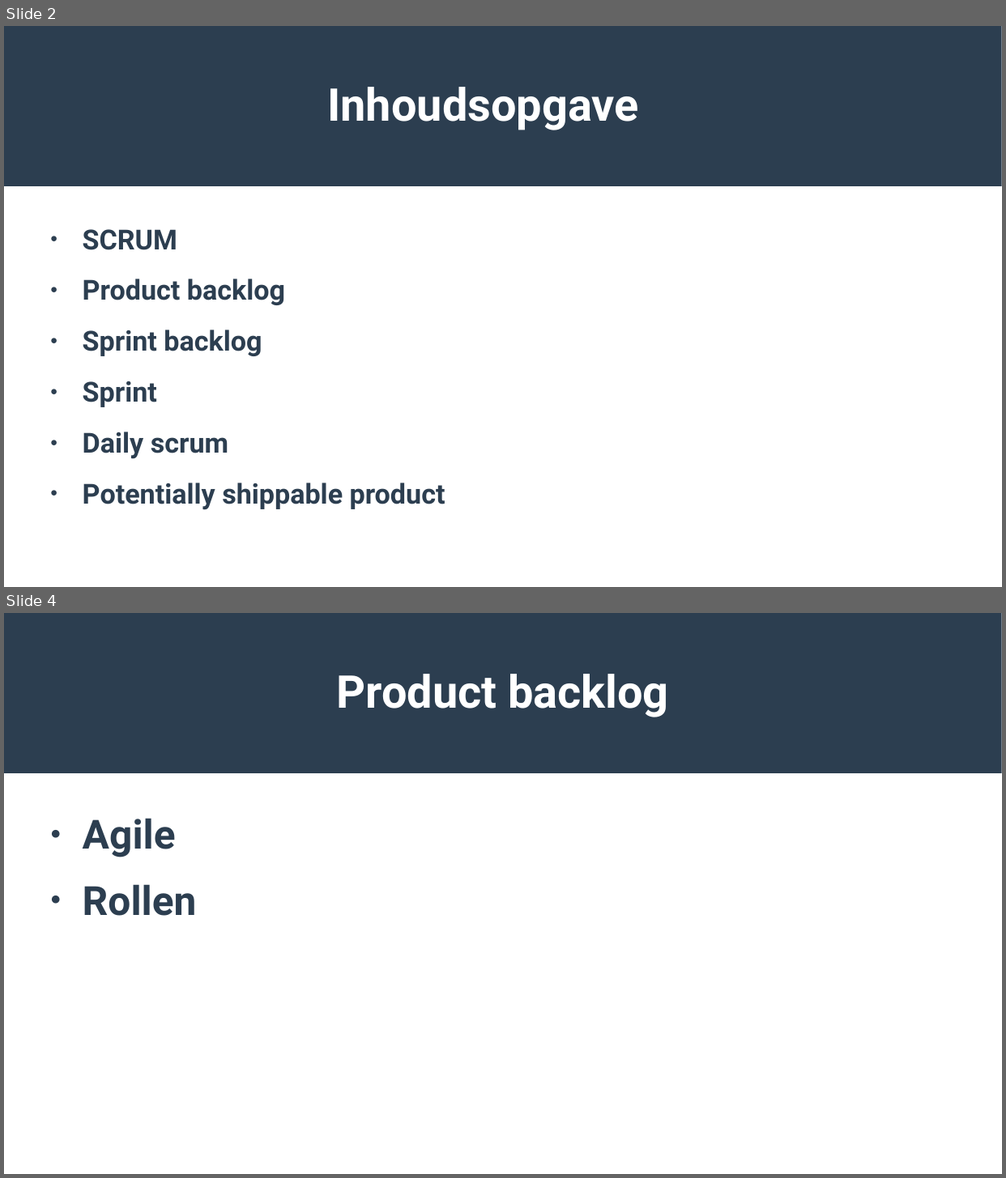
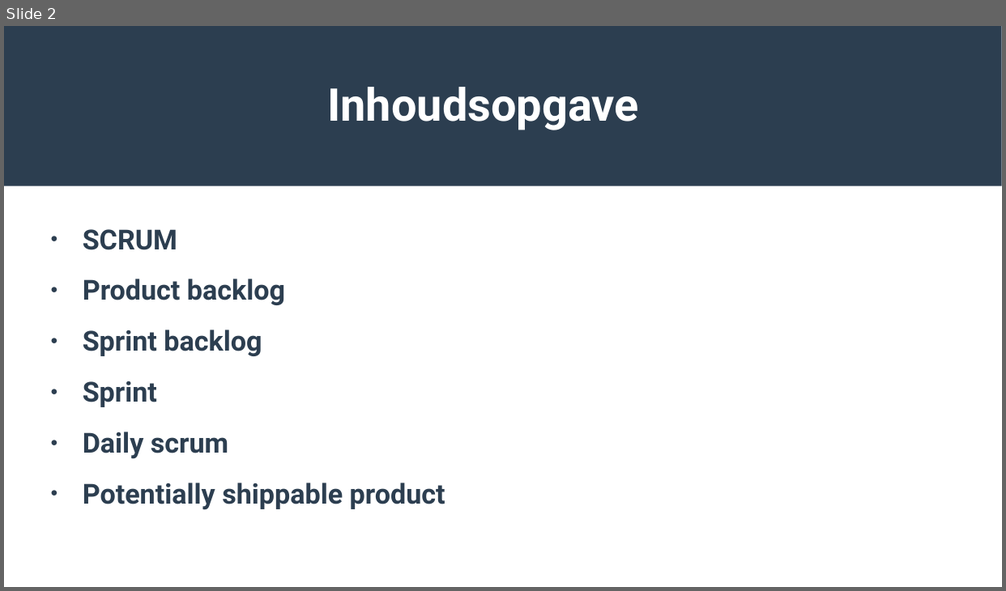
Before and after one commit to KaasKop97/bordspel, a slide deck: SCRUM files/SCRUM Presentatie/SCRUM presentatie.pptx. Shown one above the other, each under a label of ours: slides 2 and 4 before the commit, slide 2 after it; the slides between them are not shown. The pictures are 1006x1178 and 1006x591 pixels, drawn with LibreOffice and Linux fonts; fonts in the diff are those of the drawing. Boxes give left, top, right and bottom in pixels: in the first picture for what was removed or moved away, otherwise in the second. Text is boxed around its words. In the diff, an @@ line names an element or a change of style, - is before the commit and + after.

```diff
--- a/SCRUM files/SCRUM Presentatie/SCRUM presentatie.pptx
+++ b/SCRUM files/SCRUM Presentatie/SCRUM presentatie.pptx
@@ slide 4 removed at box(4, 613, 1002, 1174), background #FFFFFF; not listed: 1 template element that a slide beside it also shows @@
@@ text removed at box(337, 674, 669, 717) @@
-Product backlog
@@ text removed at box(83, 818, 197, 916) @@
-● Agile
-● Rollen
```
Also in this commit, not shown: 3 slides changed, 5 slides added, 3 other slides removed, 1 other file.
